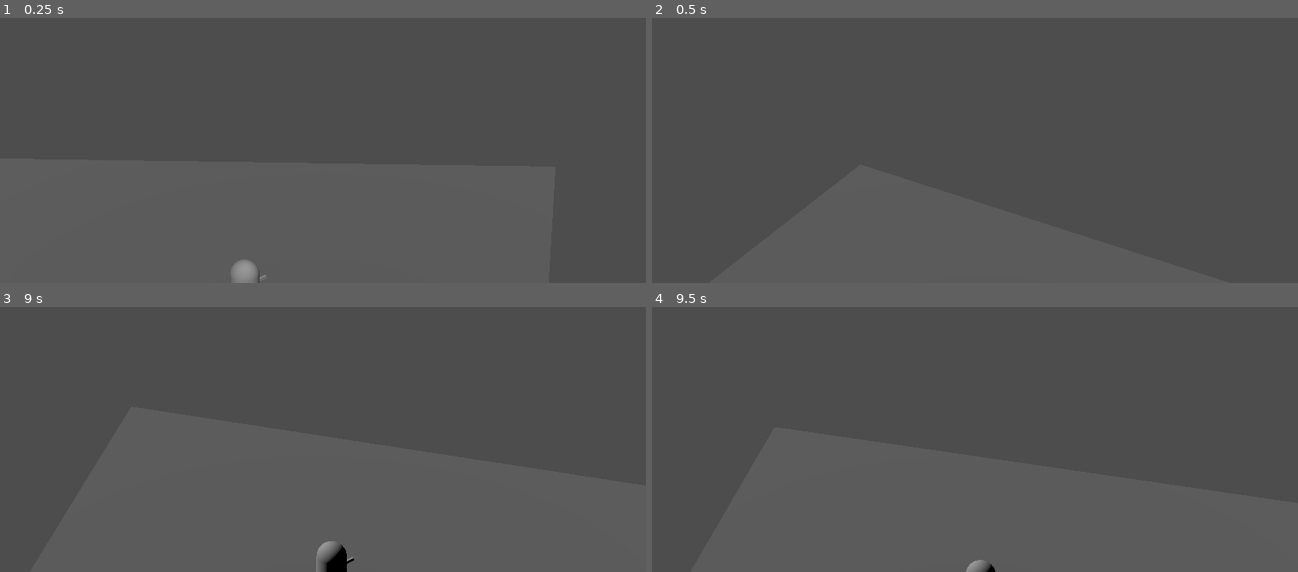
Above: before the commit, frames 1-4 (two rows, left to right).
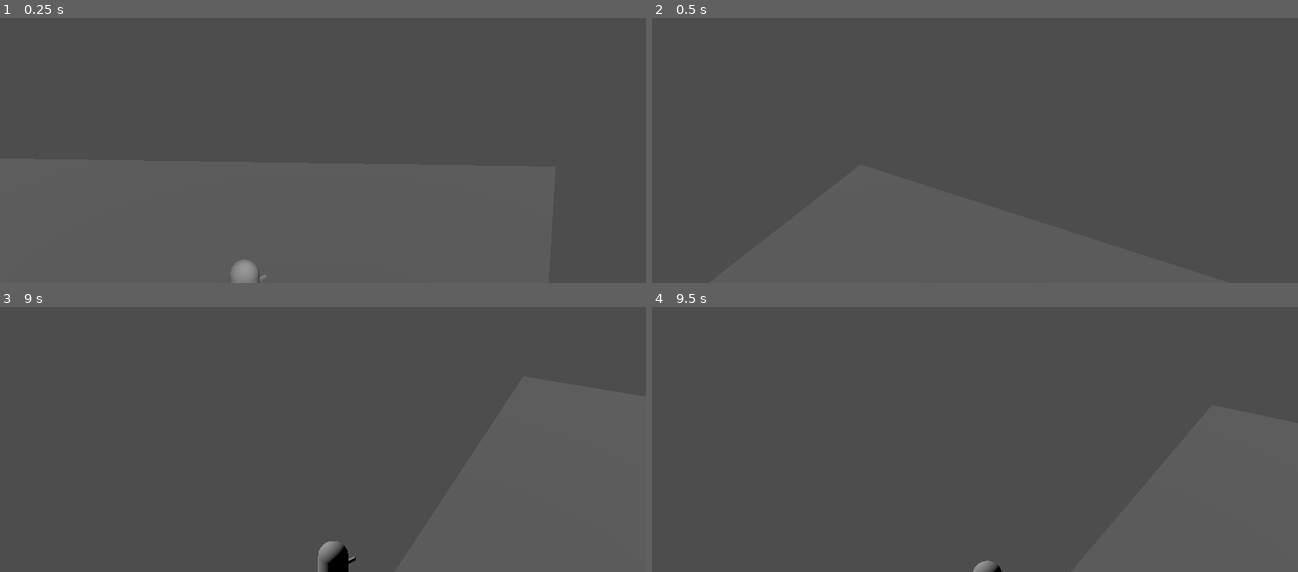
Above: after the commit, the same moments.

Repository: csonger98/ashesofasterion
Game: Godot game, scene res://scenes/test/MovementSandbox.tscn
Same seed, same stepped clock (60 frames per second), same inputs: the game is played once before the commit and once after it.
Inputs (mouse positions are in pixels of both pictures, inside the frame that each line leads up to):
- Up to frame 1 (0.25 s): no input
- Up to frame 2 (0.5 s): no input
- Up to frame 3 (9 s): tap Enter at 0.5, 2, 4.25 s; move the mouse to (290, 463) at 0.52 s; hold W (move_up) 0.53-1.25 s; hold Space (dodge) 0.53-1.25 s; click (290, 463) at 0.67 s; drag from (516, 444) to (290, 463) at 1.27 s; move the mouse to (129, 336) at 2.02 s; hold A (move_left) 2.03-2.75 s; hold Space (dodge) 2.03-2.75 s; drag from (355, 391) to (129, 336) at 2.77 s; move the mouse to (outside the picture) at 3.52 s; hold S (move_down) 3.53-4.25 s; hold Space (dodge) 3.53-4.25 s; tap Alt at 3.6, 8.1 s; drag from (465, 373) to (outside the picture) at 4.27 s; tap Space (dodge) at 5 s; move the mouse to (193, 407) at 5.02 s; hold W (move_up) 5.03-5.75 s; hold Space (dodge) 5.03-5.75 s; click (193, 407) at 5.17 s; drag from (387, 309) to (193, 407) at 5.77 s; move the mouse to (290, 463) at 6.52 s; hold D (move_right) 6.53-7.25 s; hold Space (dodge) 6.53-7.25 s; drag from (516, 444) to (290, 463) at 7.27 s; move the mouse to (129, 336) at 8.02 s; hold S (move_down) 8.03-8.75 s; hold Space (dodge) 8.03-8.75 s; drag from (355, 391) to (129, 336) at 8.77 s
- Up to frame 4 (9.5 s): no input

Frames 1-2 are identical in both runs. In frame 3, less than 0.1% of the frame differs, in the area x 48-56%, y 88-100%; in frame 4, 0.2%, in the area x 48-55%, y 95-100%.

Commit message:
feat(player): dodge with i-frames; award Dodge XP for dodge-through

Diff:
--- a/scripts/actor/PlayerActor.gd
+++ b/scripts/actor/PlayerActor.gd
@@ -5,16 +5,32 @@
 @export var acceleration: float = 30.0
 @export var deceleration: float = 35.0
 
+@export var dodge_speed: float = 14.0
+@export var dodge_duration_sec: float = 0.30
+@export var dodge_iframe_duration_sec: float = 0.25
+@export var dodge_cooldown_sec: float = 0.5
+@export var dodge_proximity_radius: float = 2.5
+@export var dodge_xp_reward: int = 8
+
 @onready var _hitbox: Hitbox = $Hitbox
 
 var aim_direction: Vector3 = Vector3.FORWARD
 var aim_world_point: Vector3 = Vector3.ZERO
+
+var _is_dodging: bool = false
+var _is_iframe: bool = false
+var _last_dodge_end_time: float = -999.0
 
 func _ready() -> void:
     if _hitbox != null:
         _hitbox.hit_landed.connect(_on_hit_landed)
 
 func _physics_process(delta: float) -> void:
+    if _is_dodging:
+        # During dodge, velocity is set externally; just slide.
+        move_and_slide()
+        _update_aim()
+        return
     var input_dir := _read_movement_input()
     var target := input_dir * move_speed
     var rate := acceleration if input_dir.length_squared() > 0.001 else deceleration
@@ -26,18 +42,60 @@
 func _unhandled_input(event: InputEvent) -> void:
     if event.is_action_pressed("attack_light"):
         _swing_light()
+    elif event.is_action_pressed("dodge"):
+        _try_dodge()
 
 func _swing_light() -> void:
     if _hitbox != null:
         _hitbox.start_swing()
 
-func _on_hit_landed(_target: Node, damage: int, archetype: String) -> void:
-    # XP per hit = damage dealt (Plan 1: linear, tunable later).
-    SkillRegistry.award_xp(archetype, damage)
+func _try_dodge() -> void:
+    var now := Time.get_ticks_msec() / 1000.0
+    if _is_dodging or (now - _last_dodge_end_time) < dodge_cooldown_sec:
+        return
+    var move_in := _read_movement_input()
+    var dir := move_in if move_in.length_squared() > 0.001 else aim_direction
+    if _is_dodge_through():
+        SkillRegistry.award_xp("Dodge", dodge_xp_reward)
+    _execute_dodge(dir)
+
+func _is_dodge_through() -> bool:
+    # Heuristic: an enemy within dodge_proximity_radius means this dodge is "through" something.
+    for enemy in get_tree().get_nodes_in_group("enemy"):
+        if enemy is Node3D:
+            var n: Node3D = enemy
+            var d: float = (n.global_position - global_position).length()
+            if d <= dodge_proximity_radius:
+                return true
+    return false
+
+func _execute_dodge(dir: Vector3) -> void:
+    _is_dodging = true
+    _is_iframe = true
+    var d := dir
+    d.y = 0.0
+    if d.length_squared() < 0.001:
+        d = Vector3.FORWARD
+    d = d.normalized()
+    velocity = d * dodge_speed
+    var iframes := dodge_iframe_duration_sec
+    var dur := dodge_duration_sec
+    await get_tree().create_timer(iframes).timeout
+    _is_iframe = false
+    var remaining := maxf(dur - iframes, 0.0)
+    if remaining > 0.0:
+        await get_tree().create_timer(remaining).timeout
+    _is_dodging = false
+    _last_dodge_end_time = Time.get_ticks_msec() / 1000.0
 
 func receive_attack(damage: int) -> void:
-    # Plan 1 placeholder: just log. HP system + i-frames arrive in later plans.
+    if _is_iframe:
+        # Successful dodge — no XP here (dodge_through awarded at dodge start).
+        return
     print("Player took %d damage" % damage)
+
+func _on_hit_landed(_target: Node, damage: int, archetype: String) -> void:
+    SkillRegistry.award_xp(archetype, damage)
 
 func _read_movement_input() -> Vector3:
     var x := Input.get_action_strength("move_right") - Input.get_action_strength("move_left")
